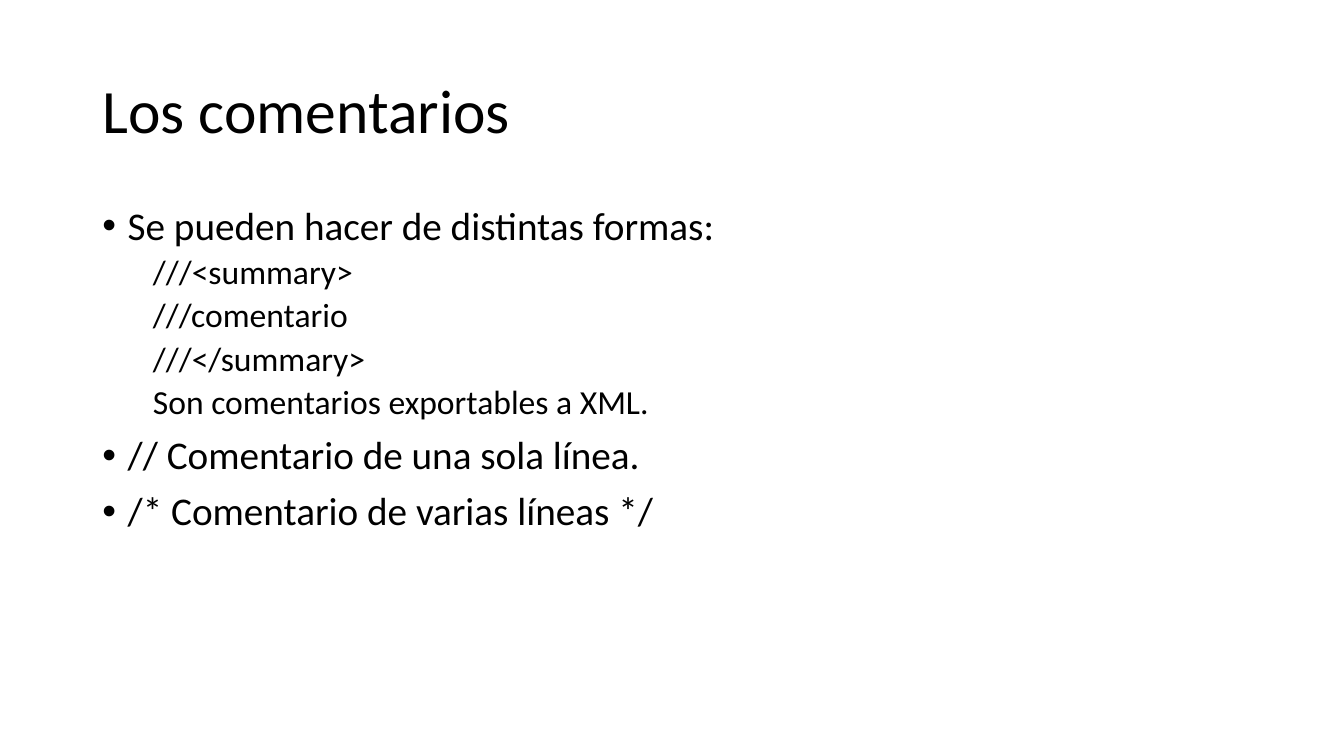
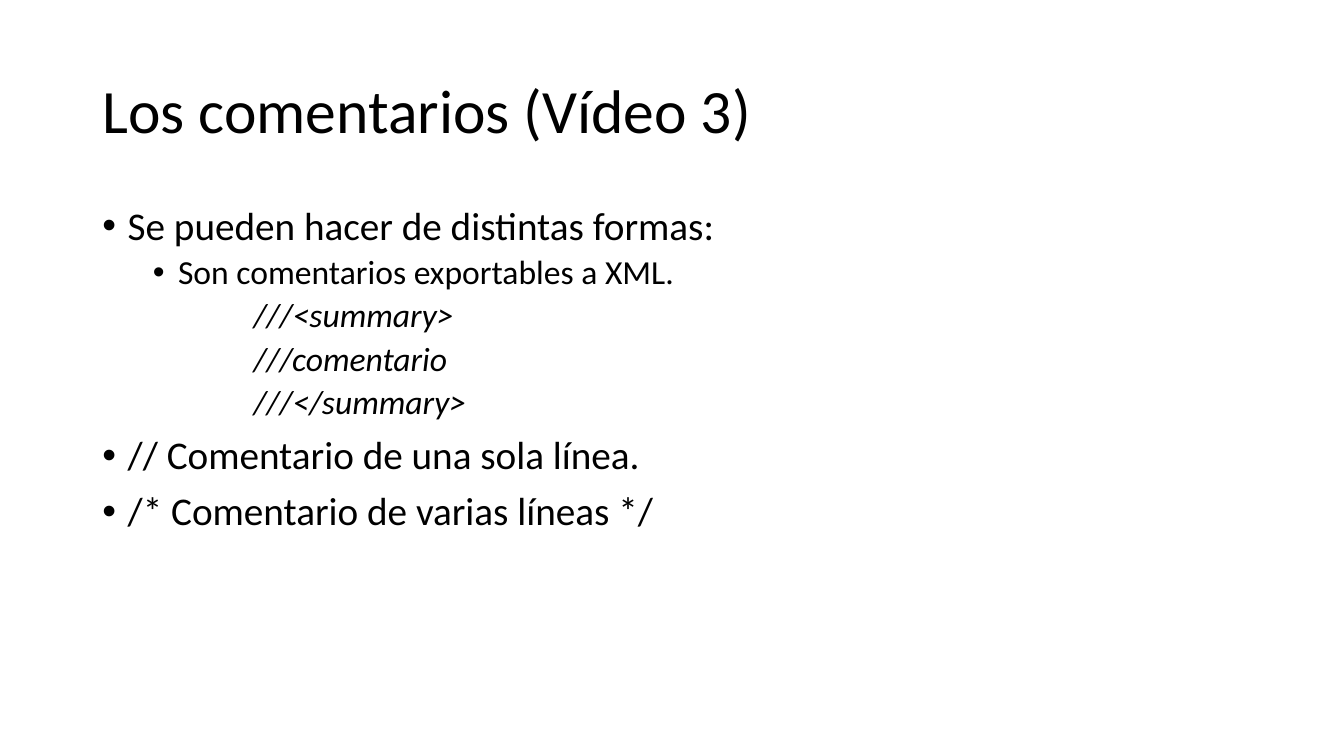
Before and after one commit to Worome/Recetatic, a slide deck: slide 3 of Recetatic/Visual C#.pptx. Drawn at 1344x756 pixels with LibreOffice and Linux fonts; fonts in the diff are those of the drawing. Boxes give left, top, right and bottom in pixels: in the first picture for what was removed or moved away, otherwise in the second. Text is boxed around its words. In the diff, an @@ line names an element or a change of style, - is before the commit and + after.

```diff
--- a/Recetatic/Visual C#.pptx
+++ b/Recetatic/Visual C#.pptx
@@ title at (102,88,751,142): text changed @@
-Los comentarios
+Los comentarios (Vídeo 3)
@@ text at (178,260,674,290): paragraph added @@
+  • Son comentarios exportables a XML.
@@ text at (254,304,466,420): italic on in "///<summary>", "///comentario", "///</summary>"; alignment left to justified @@
@@ text at (153,390,649,420): paragraph removed @@
-  Son comentarios exportables a XML.
```
Also in this commit, not shown: 1 other slide changed, 6 slides added.
